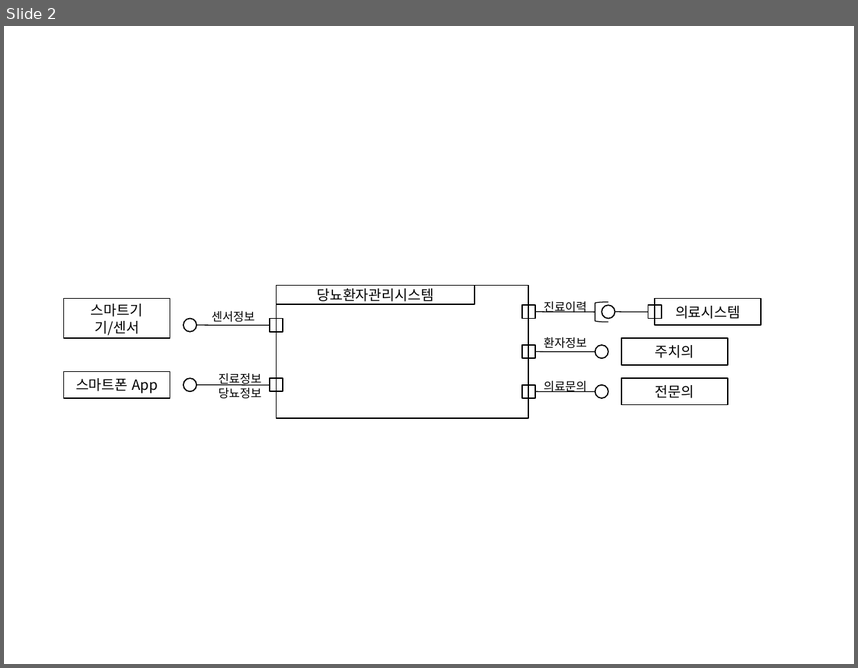
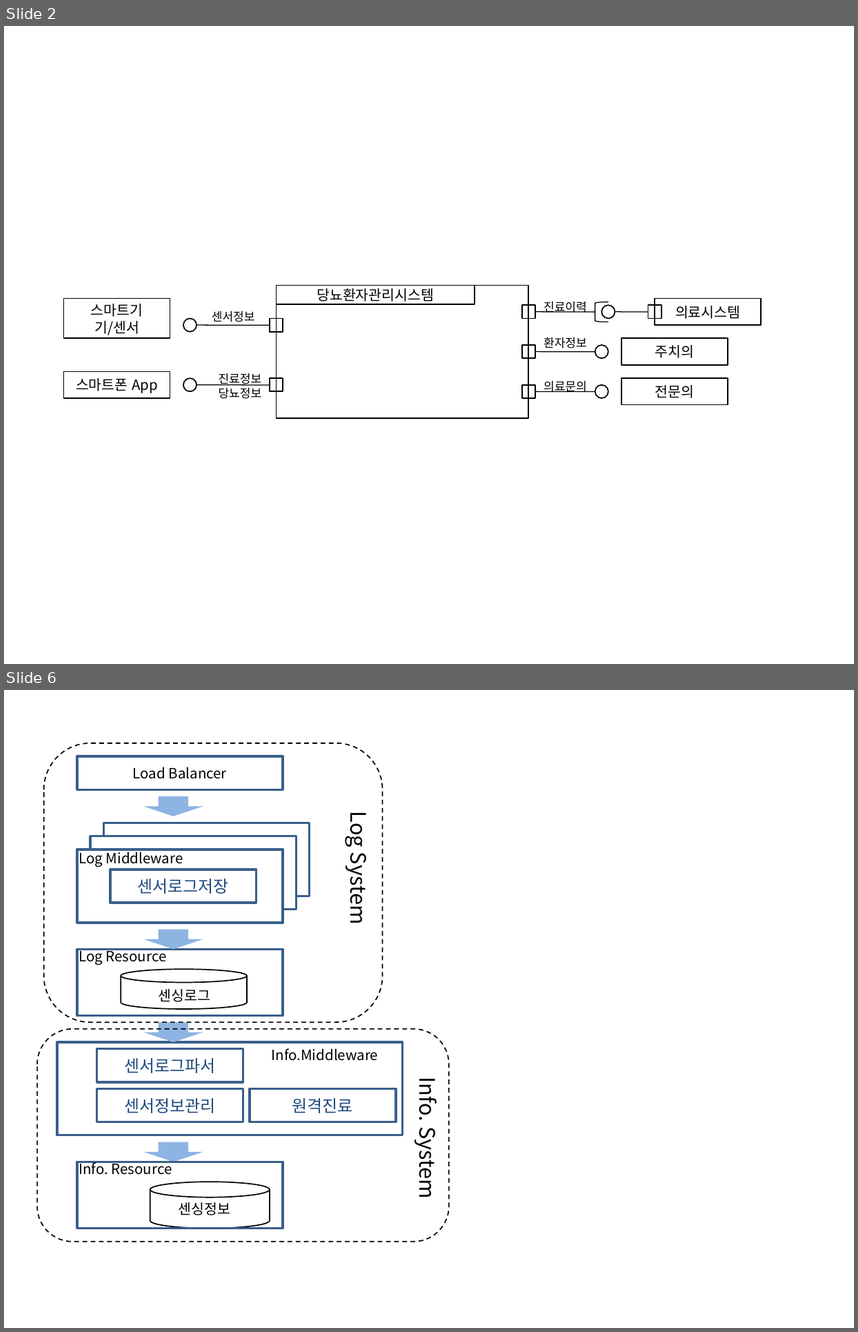
Before and after one commit to parduck/AAproject, a slide deck: 당뇨환자관리시스템_그림.pptx. Shown one above the other, each under a label of ours: slide 2 before the commit, slides 2 and 6 after it; the slides between them are not shown. The pictures are 858x668 and 858x1332 pixels, drawn with LibreOffice and Linux fonts; fonts in the diff are those of the drawing. Boxes give left, top, right and bottom in pixels: in the first picture for what was removed or moved away, otherwise in the second. Text is boxed around its words. In the diff, an @@ line names an element or a change of style, - is before the commit and + after.

```diff
--- a/당뇨환자관리시스템_그림.pptx
+++ b/당뇨환자관리시스템_그림.pptx
@@ slide 6 added at bbox=[4, 690, 854, 1328], background #FFFFFF @@
@@ rounded rectangle added at bbox=[44, 742, 382, 1021], outline #000000 1 pt dashed @@
@@ rectangle added at bbox=[77, 756, 283, 789], fill #FFFFFF, outline #3A5F8C 2 pt, 12 pt, text #000000 @@
+Load Balancer
@@ down arrow added at bbox=[143, 796, 203, 816], fill #8EB4E3 @@
@@ rectangle added at bbox=[103, 822, 309, 896], fill #FFFFFF, outline #3A5F8C 2 pt @@
@@ text added at bbox=[344, 815, 375, 923], 18 pt, text #000000 @@
+Log System
@@ rectangle added at bbox=[77, 849, 283, 922], fill #FFFFFF, outline #3A5F8C 2 pt @@
@@ text added at bbox=[79, 849, 183, 867], 12 pt, text #000000 @@
+Log Middleware
@@ rectangle added at bbox=[91, 836, 297, 909], fill #FFFFFF, outline #3A5F8C 2 pt @@
@@ rectangle added at bbox=[110, 869, 257, 903], outline #3A5F8C 2 pt, 14 pt, text #1F497D @@
+센서로그저장
@@ down arrow added at bbox=[143, 929, 203, 949], fill #8EB4E3 @@
@@ rectangle added at bbox=[77, 949, 283, 1016], outline #3A5F8C 2 pt @@
@@ text added at bbox=[79, 948, 167, 965], 12 pt, text #000000 @@
+Log Resource
@@ cylinder added at bbox=[121, 969, 246, 1009], fill #FFFFFF, outline #000000 1 pt @@
@@ text added at bbox=[159, 989, 210, 1002], 12 pt, text #000000 @@
+센싱로그
@@ rounded rectangle added at bbox=[37, 1028, 448, 1241], outline #000000 1 pt dashed @@
@@ down arrow added at bbox=[143, 1023, 203, 1042], fill #8EB4E3 @@
@@ rectangle added at bbox=[56, 1042, 402, 1134], outline #3A5F8C 2 pt @@
@@ rectangle added at bbox=[96, 1049, 243, 1082], outline #3A5F8C 2 pt, 14 pt, text #1F497D @@
+센서로그파서
@@ text added at bbox=[271, 1048, 378, 1061], 12 pt, text #000000 @@
+Info.Middleware
@@ rectangle added at bbox=[96, 1089, 243, 1122], outline #3A5F8C 2 pt, 14 pt, text #1F497D @@
+센서정보관리
@@ rectangle added at bbox=[250, 1089, 396, 1122], outline #3A5F8C 2 pt, 14 pt, text #1F497D @@
+원격진료
@@ text added at bbox=[414, 1085, 445, 1196], 18 pt, text #000000 @@
+Info. System
@@ down arrow added at bbox=[143, 1141, 203, 1161], fill #8EB4E3 @@
@@ rectangle added at bbox=[77, 1162, 283, 1228], outline #3A5F8C 2 pt @@
@@ text added at bbox=[79, 1160, 172, 1174], 12 pt, text #000000 @@
+Info. Resource
@@ cylinder added at bbox=[150, 1181, 270, 1228], fill #FFFFFF, outline #000000 1 pt @@
@@ text added at bbox=[179, 1202, 230, 1215], 12 pt, text #000000 @@
+센싱정보
```
Also in this commit, not shown: 3 other slides added, 2 other files.
